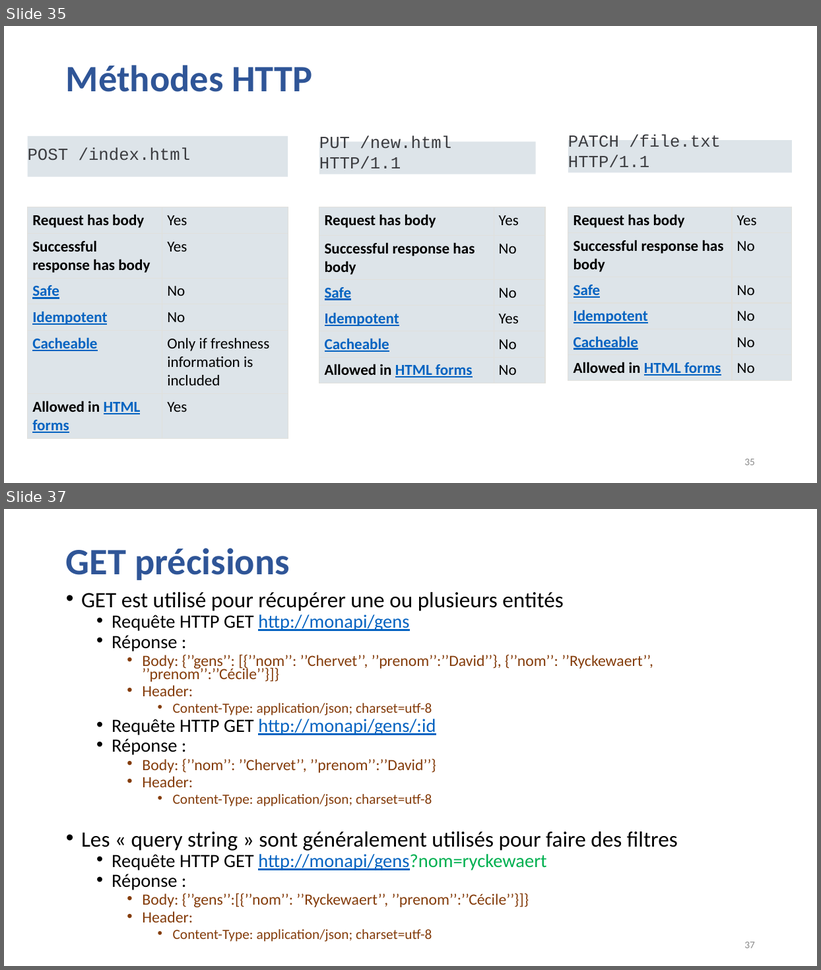
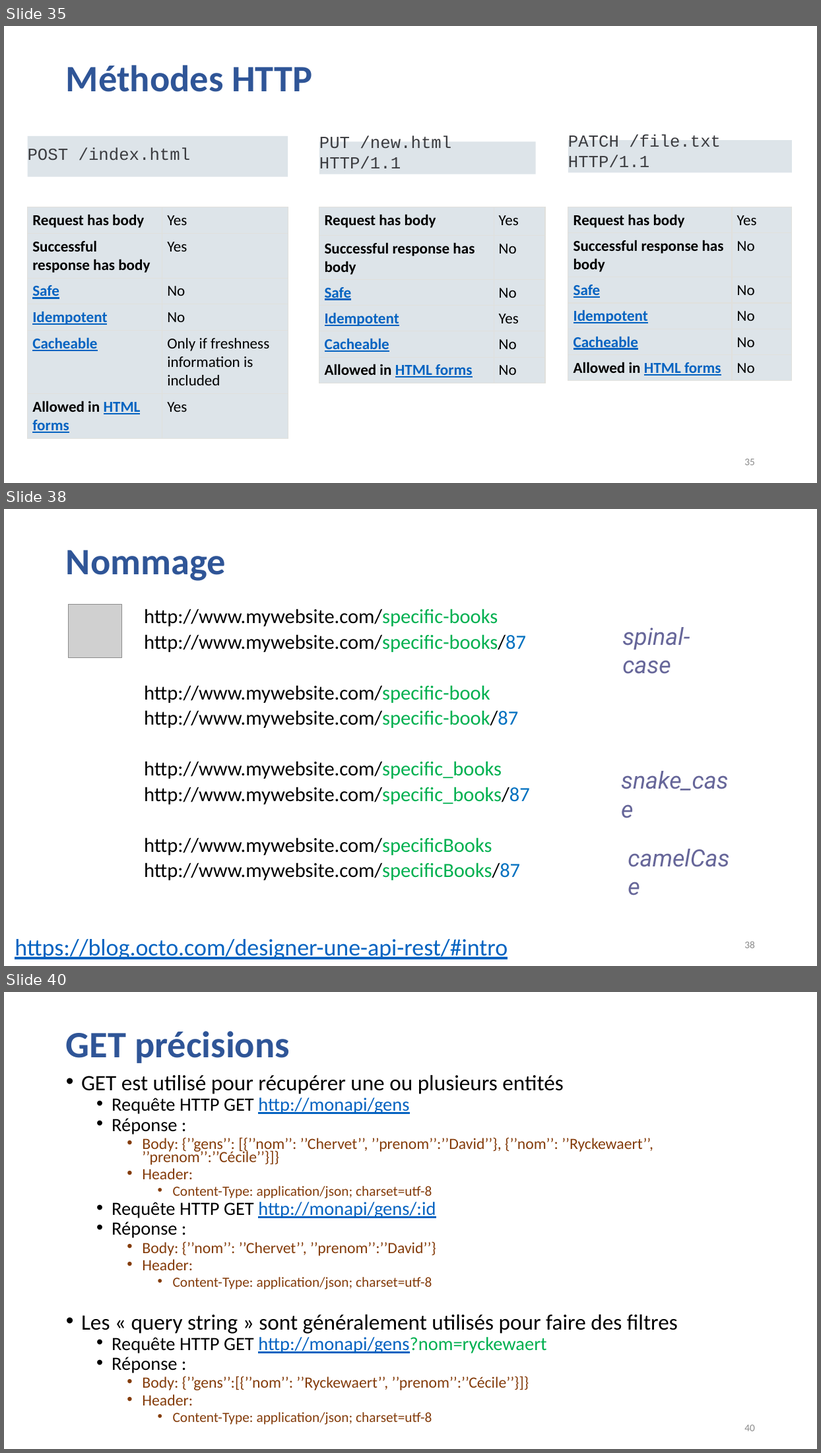
Before and after one commit to guillaumechervet/course.rest, a slide deck: documentations/3 - Web Services partie REST.pptx. Shown one above the other, each under a label of ours: slides 35 and 37 before the commit, slides 35, 38 and 40 after it; the slides between them are not shown. The pictures are 821x970 and 821x1453 pixels, drawn with LibreOffice and Linux fonts; fonts in the diff are those of the drawing; grey boxes stand for pictures. Boxes give left, top, right and bottom in pixels: in the first picture for what was removed or moved away, otherwise in the second. Text is boxed around its words. In the diff, an @@ line names an element or a change of style, - is before the commit and + after.

```diff
--- a/documentations/3 - Web Services partie REST.pptx
+++ b/documentations/3 - Web Services partie REST.pptx
@@ slide 38 added at (x1=4, y1=509, x2=817, y2=966), background #FFFFFF @@
@@ title added at (x1=66, y1=550, x2=226, y2=581), 44 pt, text #2F5597, bold @@
+Nommage
@@ picture added at (x1=68, y1=604, x2=121, y2=658) @@
@@ text added at (x1=144, y1=609, x2=530, y2=881), 23.8 pt, text #000000 @@
+http://www.mywebsite.com/specific-books
+http://www.mywebsite.com/specific-books/87
+http://www.mywebsite.com/specific-book
+http://www.mywebsite.com/specific-book/87
+http://www.mywebsite.com/specific_books
+http://www.mywebsite.com/specific_books/87
+http://www.mywebsite.com/specificBooks
+http://www.mywebsite.com/specificBooks/87
@@ text added at (x1=622, y1=627, x2=690, y2=674), 28 pt, text #666699, italic @@
+spinal-case
@@ text added at (x1=621, y1=771, x2=729, y2=791), 28 pt, text #666699, italic @@
+snake_case
@@ text added at (x1=622, y1=840, x2=738, y2=875), 28 pt, text #666699, italic @@
+camelCase
@@ text added at (x1=15, y1=939, x2=508, y2=960), 28 pt, text #0563C1, underline @@
+https://blog.octo.com/designer-une-api-rest/#intro
@@ page number added at (x1=745, y1=941, x2=755, y2=949), 12 pt, text #8C8C8C @@
+38
@@ what was slide 37 is now slide 40 @@
@@ page number at (x1=745, y1=1425, x2=755, y2=1432): text changed @@
-37
+40
```
Also in this commit, not shown: 11 slides changed, 3 other slides added, 7 other files.
